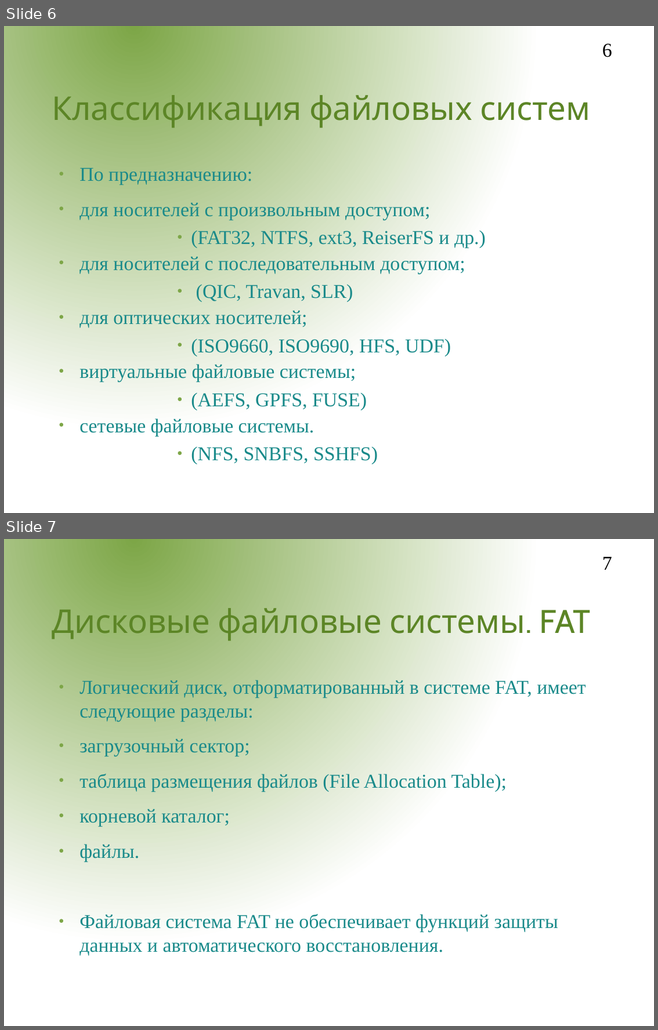
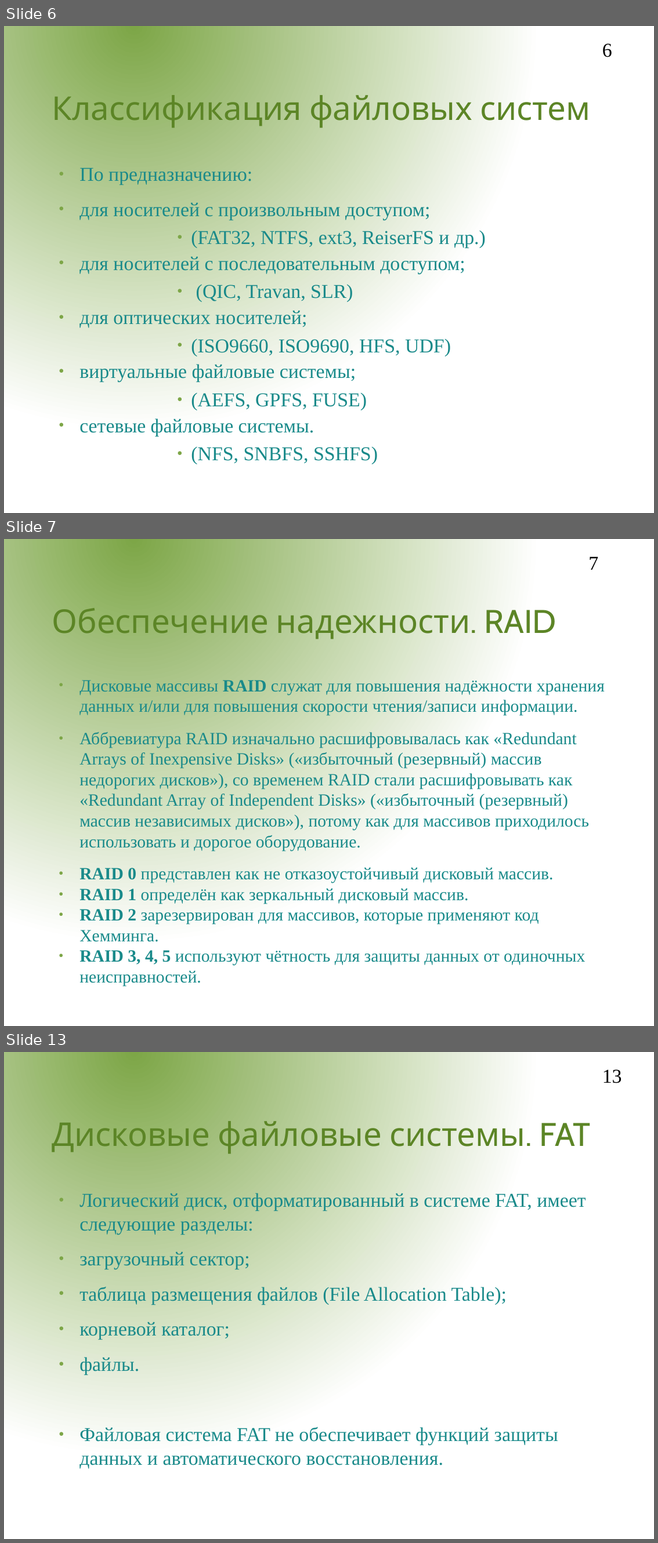
Before and after one commit to aeremenok/a-team-777, a slide deck: 9/st/presentations/file_sybsystem/fs.odp. Shown one above the other, each under a label of ours: slides 6 and 7 before the commit, slides 6, 7 and 13 after it; the slides between them are not shown. The pictures are 658x1030 and 658x1543 pixels, drawn with LibreOffice and Linux fonts; fonts in the diff are those of the drawing; background and template pictures are left out. Boxes give left, top, right and bottom in pixels: in the first picture for what was removed or moved away, otherwise in the second. Text is boxed around its words. In the diff, an @@ line names an element or a change of style, - is before the commit and + after.

Commit message:
СТ-П добавлены слайды по RAID

```diff
--- a/9/st/presentations/file_sybsystem/fs.odp
+++ b/9/st/presentations/file_sybsystem/fs.odp
@@ slide 7 added at (x1=4, y1=539, x2=654, y2=1026), background gradient #7DA647 to #FFFFFF @@
@@ page number added at (x1=588, y1=556, x2=598, y2=570), 24 pt, text #000000 @@
+7
@@ title added at (x1=52, y1=602, x2=556, y2=642), 40 pt, text #5C8526 @@
+Обеспечение надежности. RAID
@@ text added at (x1=79, y1=680, x2=604, y2=986), 21 pt, text #198A8A @@
+● Дисковые массивы RAID служат для повышения надёжности хранения данных и/или для повышения скорости чтения/записи информации.
+● Аббревиатура RAID изначально расшифровывалась как «Redundant Arrays of Inexpensive Disks» («избыточный (резервный) массив недорогих дисков»), со временем RAID стали расшифровывать как «Redundant Array of Independent Disks» («избыточный (резервный) массив независимых дисков»), потому как для массивов приходилось использовать и дорогое оборудование.
+● RAID 0 представлен как не отказоустойчивый дисковый массив.
+● RAID 1 определён как зеркальный дисковый массив.
+● RAID 2 зарезервирован для массивов, которые применяют код Хемминга.
+● RAID 3, 4, 5 используют чётность для защиты данных от одиночных неисправностей.
@@ what was slide 7 is now slide 13 @@
@@ page number at (x1=602, y1=1069, x2=622, y2=1083): text changed @@
-7
+13
```
Also in this commit, not shown: 1 slide changed, 5 other slides added.
